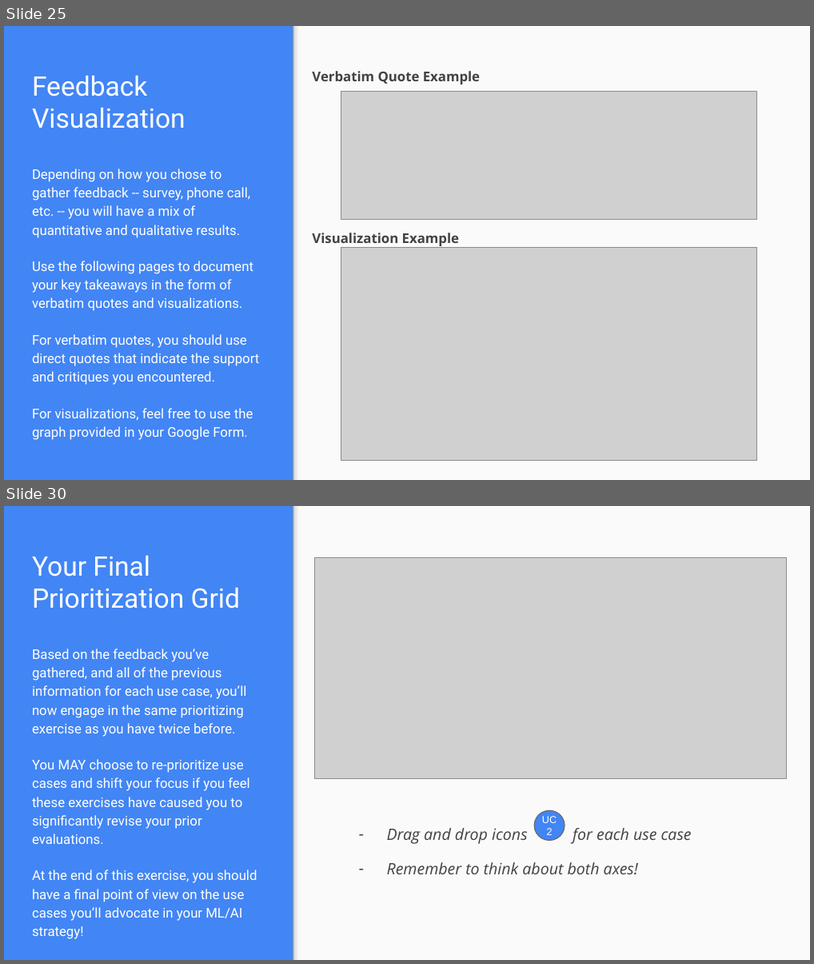
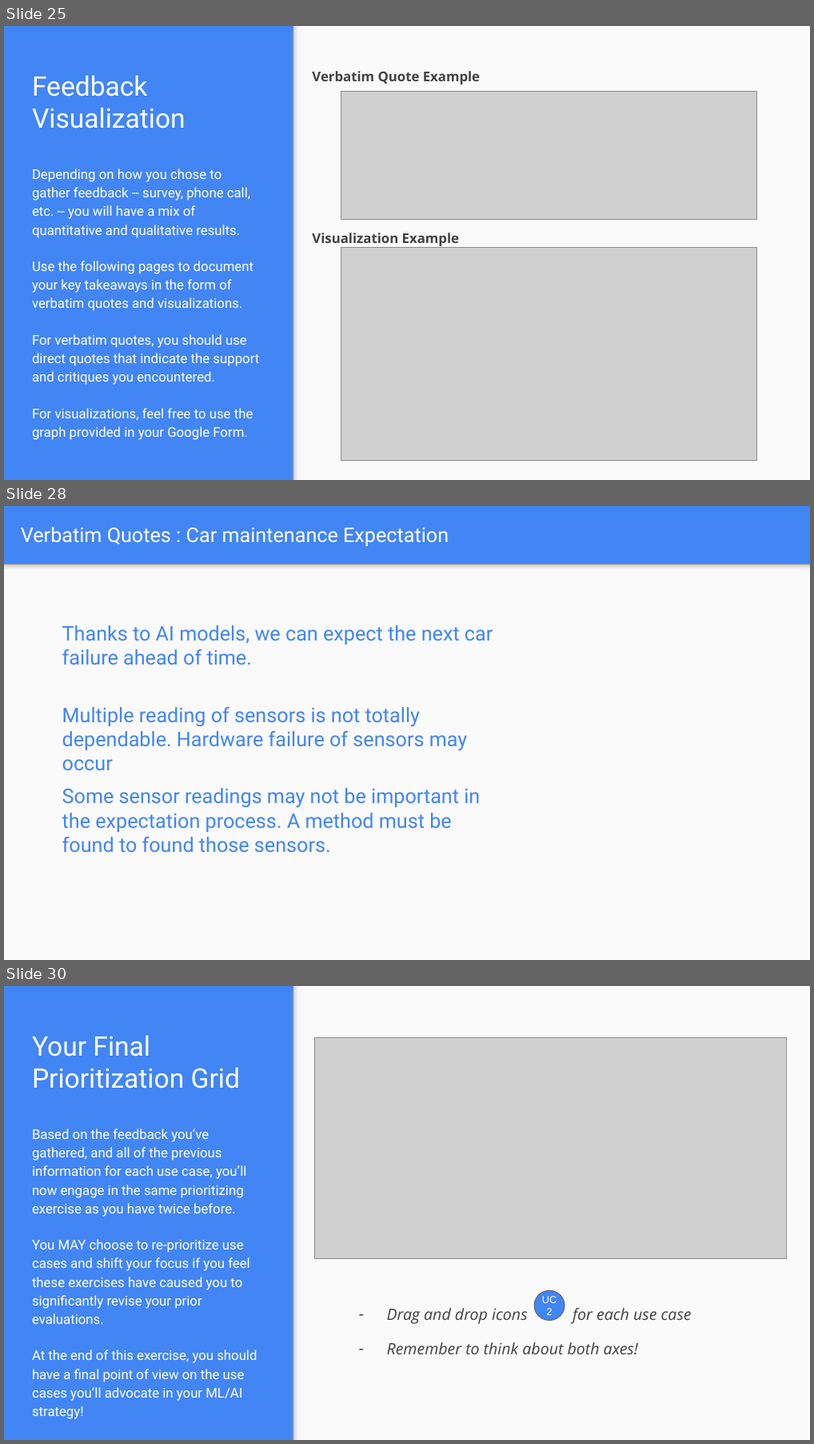
Before and after one commit to mohandesosama/Delivering-an-ML-AI-Strategy, a slide deck: 02_project-steps-aibl.pptx. Shown one above the other, each under a label of ours: slides 25 and 30 before the commit, slides 25, 28 and 30 after it; the slides between them are not shown. The pictures are 814x964 and 814x1444 pixels, drawn with LibreOffice and Linux fonts; fonts in the diff are those of the drawing; grey boxes stand for pictures. Boxes give left, top, right and bottom in pixels: in the first picture for what was removed or moved away, otherwise in the second. Text is boxed around its words. In the diff, an @@ line names an element or a change of style, - is before the commit and + after.

```diff
--- a/02_project-steps-aibl.pptx
+++ b/02_project-steps-aibl.pptx
@@ slide 28 added at (4, 506, 810, 960), background #4285F4 @@
@@ title added at (21, 527, 449, 546), 18 pt, text #FFFFFF @@
+Verbatim Quotes : Car maintenance Expectation
@@ rectangle added at (4, 564, 810, 960), fill #FAFAFA @@
@@ rectangle added at (4, 564, 810, 574), fill gradient #F9F9F9 to #DEDEDE to #999999 @@
@@ text added at (62, 625, 493, 665), 18 pt, text #4285F4 @@
+Thanks to AI models, we can expect the next car failure ahead of time.
@@ text added at (62, 707, 467, 751), 18 pt, text #4285F4 @@
+Multiple reading of sensors is not totally dependable. Hardware failure of sensors may occur
@@ text added at (62, 788, 480, 852), 18 pt, text #4285F4 @@
+Some sensor readings may not be important in the expectation process. A method must be found to found those sensors.
```
Also in this commit, not shown: 4 slides changed, 1 other slide added, 2 slides removed.
